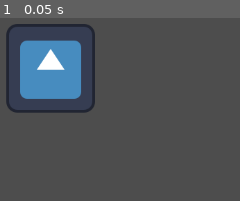
Above: before the commit, frame 1.
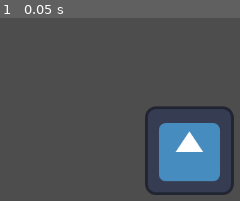
Above: after the commit, the same moment.

Repository: TalesMarc/AngelaCultoRepository
Game: Godot game, scene res://node_2d.tscn
The game is run twice, just before and just after one commit, with the same random seed, the same clock (stepped at 60 frames per second) and the same inputs. The engine's default icon, where the game draws it, is replaced by a stand-in: a white triangle on a blue panel in a dark square.
Inputs:
- Up to frame 1 (0.05 s): no input

The runs differ from the first frame. In frame 1, 21% of the frame differs, in the area x 2-98%, y 3-97%.

Commit message:
Atualização manual - 2025-05-14 14:22:01

Diff:
--- a/node_2d.tscn
+++ b/node_2d.tscn
@@ -8,5 +8,5 @@
 position = Vector2(-4, 3)
 
 [node name="Sprite2D" type="Sprite2D" parent="CharacterBody2D2"]
-position = Vector2(661, 123)
+position = Vector2(861, 242)
 texture = ExtResource("1_wtcfe")
Not shown, added: abrir_godot.command
